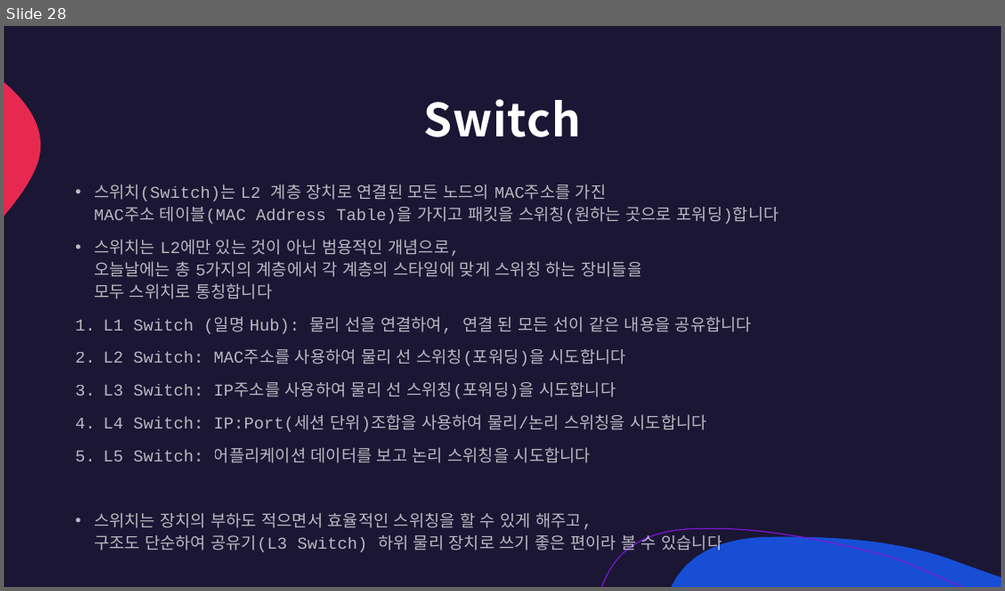
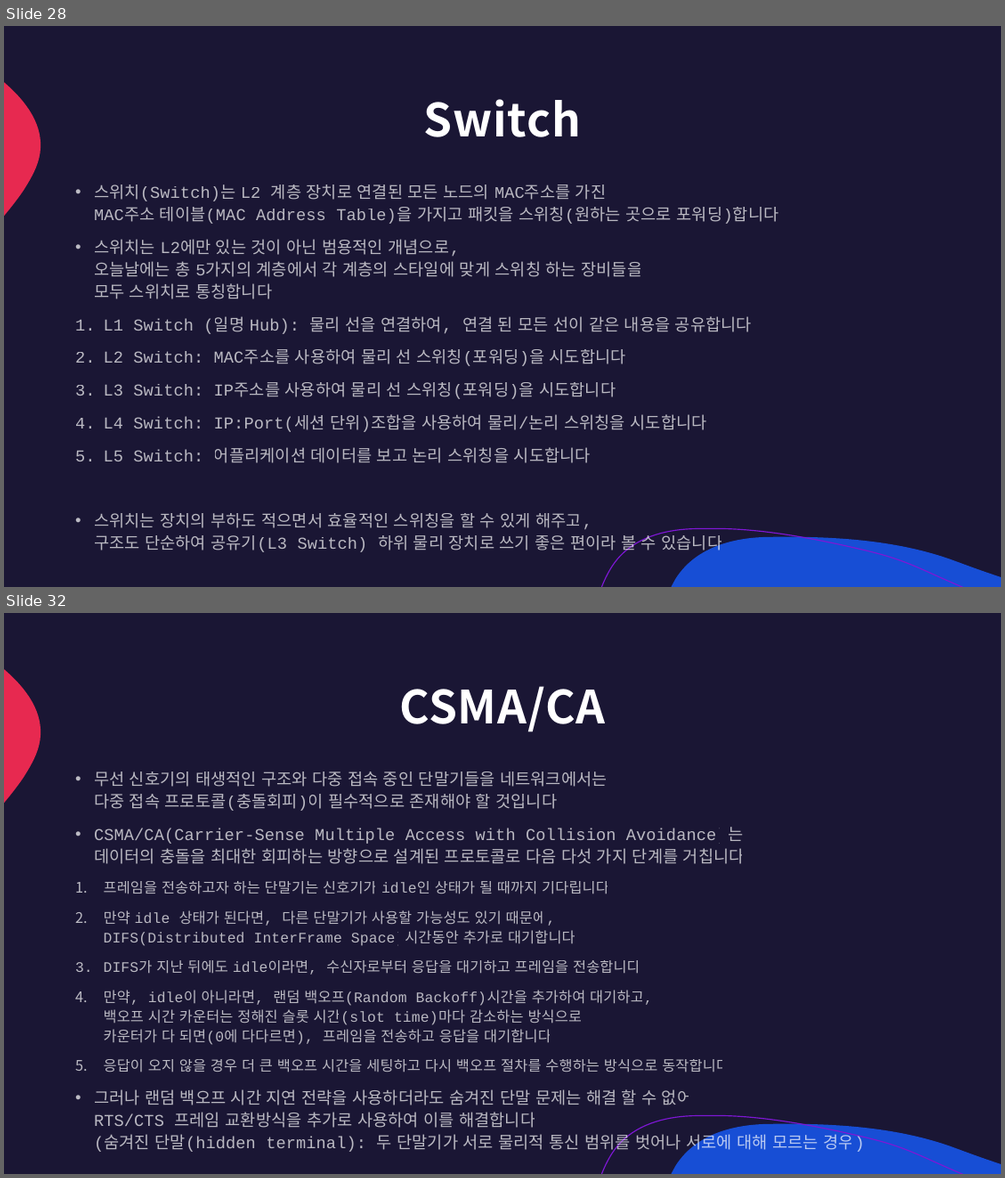
Before and after one commit to lumen4723/2024_network, a slide deck: 3.pptx. Shown one above the other, each under a label of ours: slide 28 before the commit, slides 28 and 32 after it; the slides between them are not shown. The pictures are 1005x591 and 1005x1178 pixels, drawn with LibreOffice and Linux fonts; fonts in the diff are those of the drawing. Boxes give left, top, right and bottom in pixels: in the first picture for what was removed or moved away, otherwise in the second. Text is boxed around its words. In the diff, an @@ line names an element or a change of style, - is before the commit and + after.

```diff
--- a/3.pptx
+++ b/3.pptx
@@ slide 32 added at bbox=[4, 613, 1001, 1174], background #1A1634; not listed: 3 template elements that a slide beside it also shows @@
@@ title added at bbox=[399, 686, 606, 732], 44 pt, text #FFFFFF, bold @@
+CSMA/CA
@@ text added at bbox=[94, 771, 865, 1153], 14 pt, text #FFFFFF at 70% opacity @@
+• 무선 신호기의 태생적인 구조와 다중 접속 중인 단말기들을 네트워크에서는
+  다중 접속 프로토콜(충돌회피)이 필수적으로 존재해야 할 것입니다
+• CSMA/CA(Carrier-Sense Multiple Access with Collision Avoidance)는
+  데이터의 충돌을 최대한 회피하는 방향으로 설계된 프로토콜로 다음 다섯 가지 단계를 거칩니다
+1. 프레임을 전송하고자 하는 단말기는 신호기가 idle인 상태가 될 때까지 기다립니다
+2. 만약 idle 상태가 된다면, 다른 단말기가 사용할 가능성도 있기 때문에,
+   DIFS(Distributed InterFrame Space)시간동안 추가로 대기합니다
+3. DIFS가 지난 뒤에도 idle이라면, 수신자로부터 응답을 대기하고 프레임을 전송합니다
+4. 만약, idle이 아니라면, 랜덤 백오프(Random Backoff)시간을 추가하여 대기하고,
+   백오프 시간 카운터는 정해진 슬롯 시간(slot time)마다 감소하는 방식으로
+   카운터가 다 되면(0에 다다르면), 프레임을 전송하고 응답을 대기합니다
+5. 응답이 오지 않을 경우 더 큰 백오프 시간을 세팅하고 다시 백오프 절차를 수행하는 방식으로 동작합니다
+• 그러나 랜덤 백오프 시간 지연 전략을 사용하더라도 숨겨진 단말 문제는 해결 할 수 없어
+  RTS/CTS 프레임 교환방식을 추가로 사용하여 이를 해결합니다
+  (숨겨진 단말(hidden terminal): 두 단말기가 서로 물리적 통신 범위를 벗어나 서로에 대해 모르는 경우)
```
Also in this commit, not shown: 1 slide changed, 3 other slides added, 1 other file.
